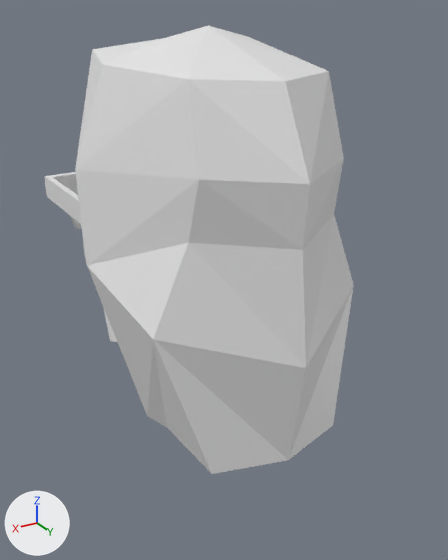
Before and after pictures for a commit that changed the Blender file assets/bot/Head.blend.
Rendered twice from a 50 mm lens placed at (0.766, 1.356, 0.989), pointed at (-0.015, 0.055, 0.338). Lighting does not change. The marker at lower left points along +X, +Y and +Z. The picture after the commit comes second.

In view in the first picture: 'Head'.
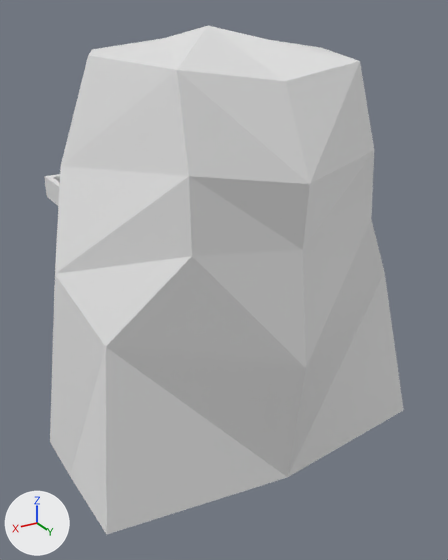
Location of each change, [x1, y1, x2, y2] in pixels of the pictures (448 x 560 px; the box of a moved part takes in the faces that stretch with it):
'Head', reshaped (16% wider, 13% taller): before [44, 26, 354, 474]; after [44, 26, 404, 534]
part 1 of me_cube_001, moved or reshaped: before [75, 26, 354, 474]; after [50, 26, 404, 534]

The change, as a list of edits to the scene's bpy script:
```text
Change me_cube_001:
    used by ob_head; location = (0.0, 0.0, 0.0); scale = (1.5, 1.5, 1.5)
    remove me_cube_001.from_pydata(...)  # 73 vertices, 61 faces; spans x 0.0..0.224, y -0.299..0.288, z -0.011..0.642
    add me_cube_001.from_pydata(...)  # 73 vertices, 61 faces; spans x 0.0..0.323, y -0.299..0.288, z -0.046..0.642
    me_cube_001 part 1: 18 of 73 vertices moved; they spanned x 0.0..0.224, y -0.197..0.258, z -0.011..0.591 and now span x 0.0..0.323, y -0.163..0.258, z -0.046..0.606; mean shift (0.047, 0.021, 0.003); largest move (0.124, 0.223, -0.011) -> (0.302, 0.223, -0.044)
```
